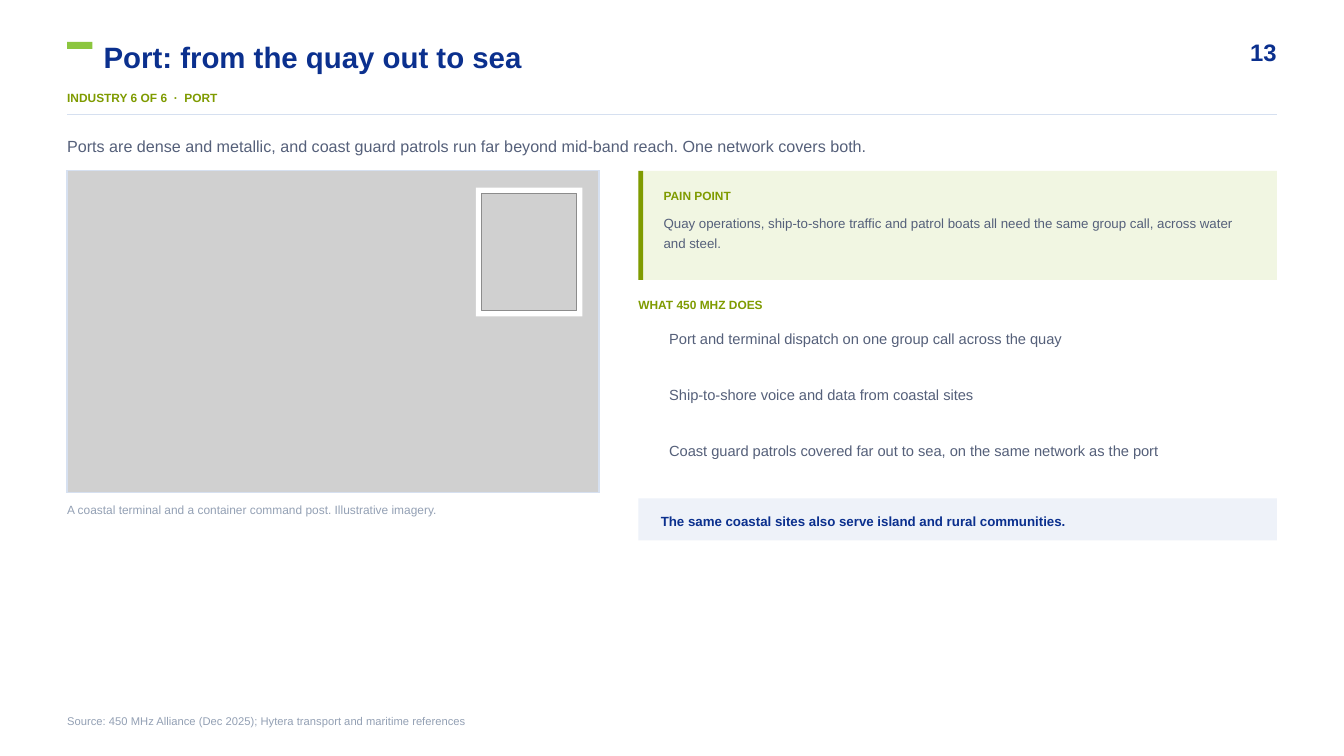
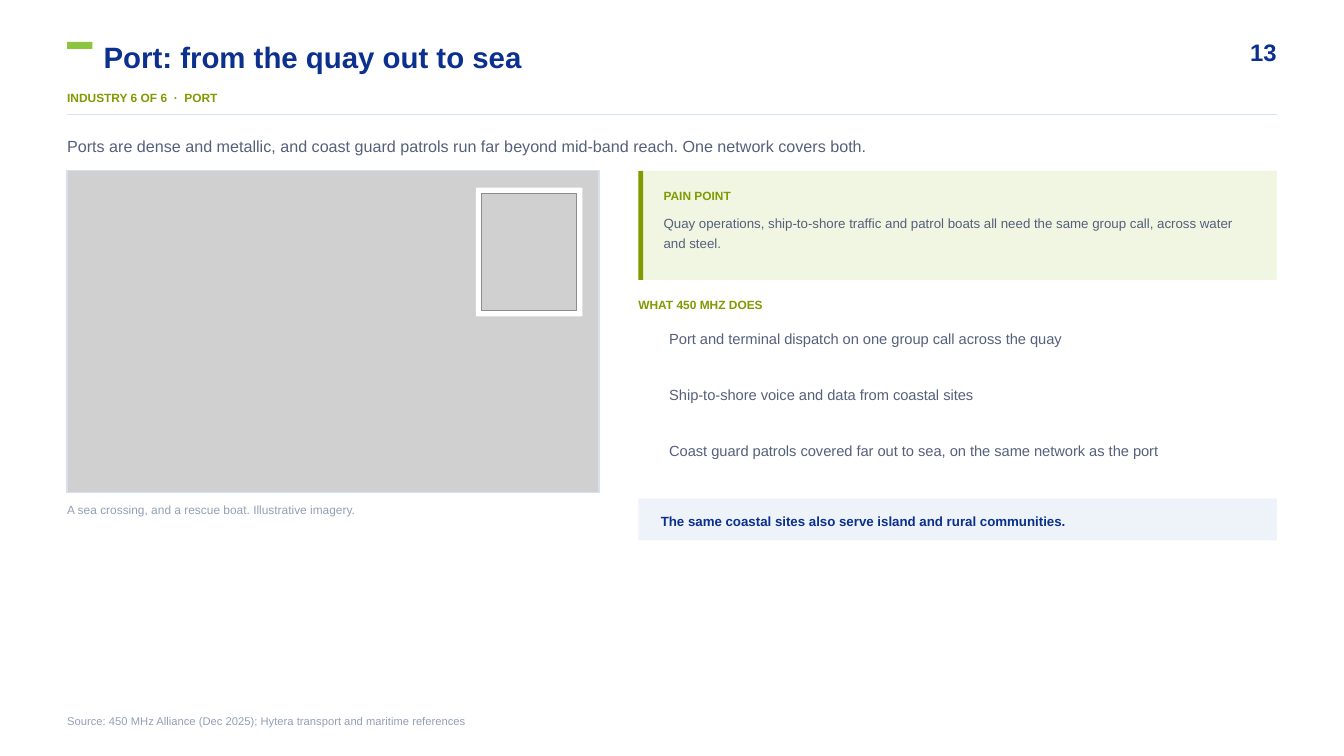
Before and after one commit to mearneste4-max/Philippines-450M, a slide deck: slide 13 of 01_交付物/菲律宾450M方案_v7.pptx. Drawn at 1344x756 pixels with LibreOffice and Linux fonts; fonts in the diff are those of the drawing; grey boxes stand for pictures; background and template pictures are left out. Boxes give left, top, right and bottom in pixels: in the first picture for what was removed or moved away, otherwise in the second. Text is boxed around its words. In the diff, an @@ line names an element or a change of style, - is before the commit and + after.

```diff
--- a/01_交付物/菲律宾450M方案_v7.pptx
+++ b/01_交付物/菲律宾450M方案_v7.pptx
@@ text at [67, 505, 355, 517]: text changed @@
-A coastal terminal and a container command post. Illustrative imagery.
+A sea crossing, and a rescue boat. Illustrative imagery.
```
Also in this commit, not shown: 14 other slides changed, 40 other files.
